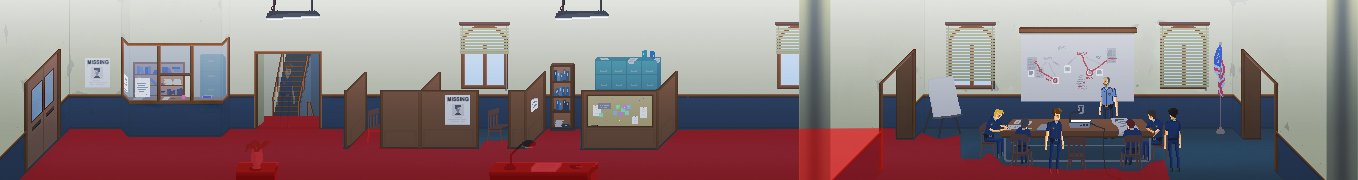
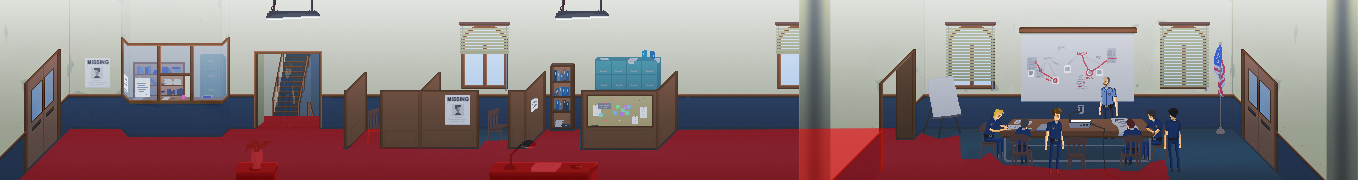
Layered file, before and after one edit (1358 x 180). Changes by layer:
painted on "main" over left=1231, top=0, right=1302, bottom=179
